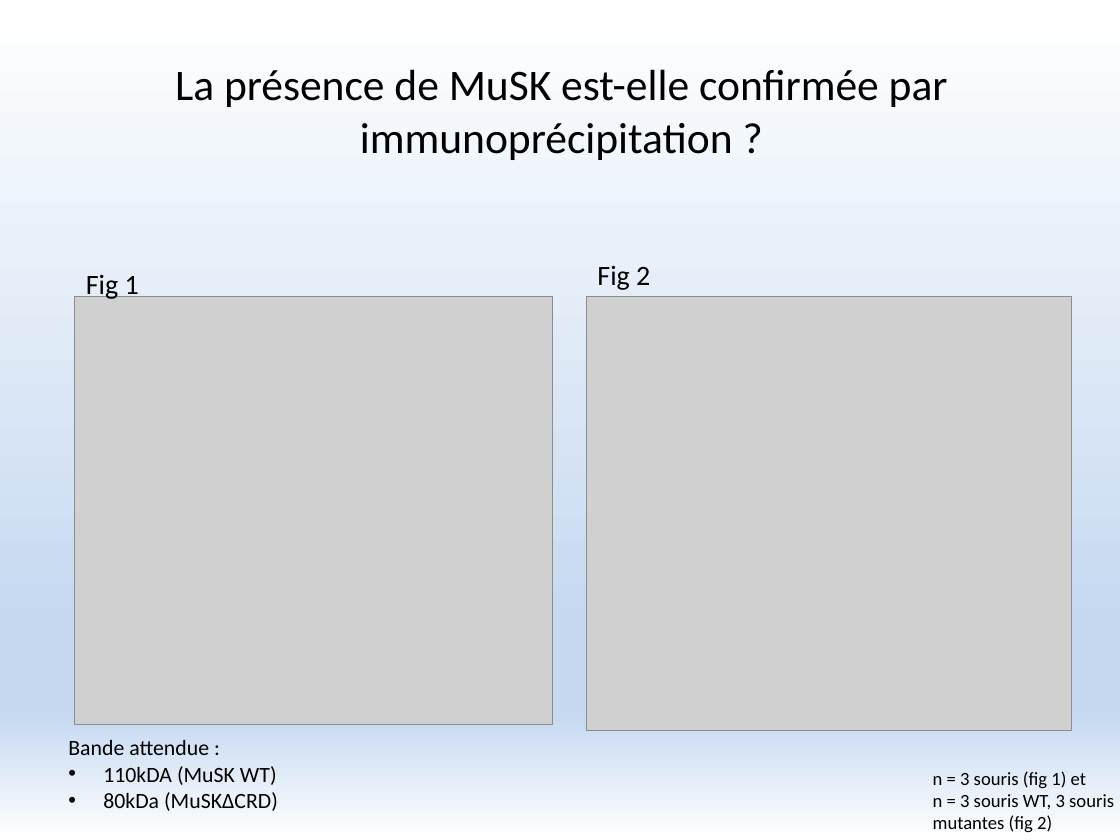
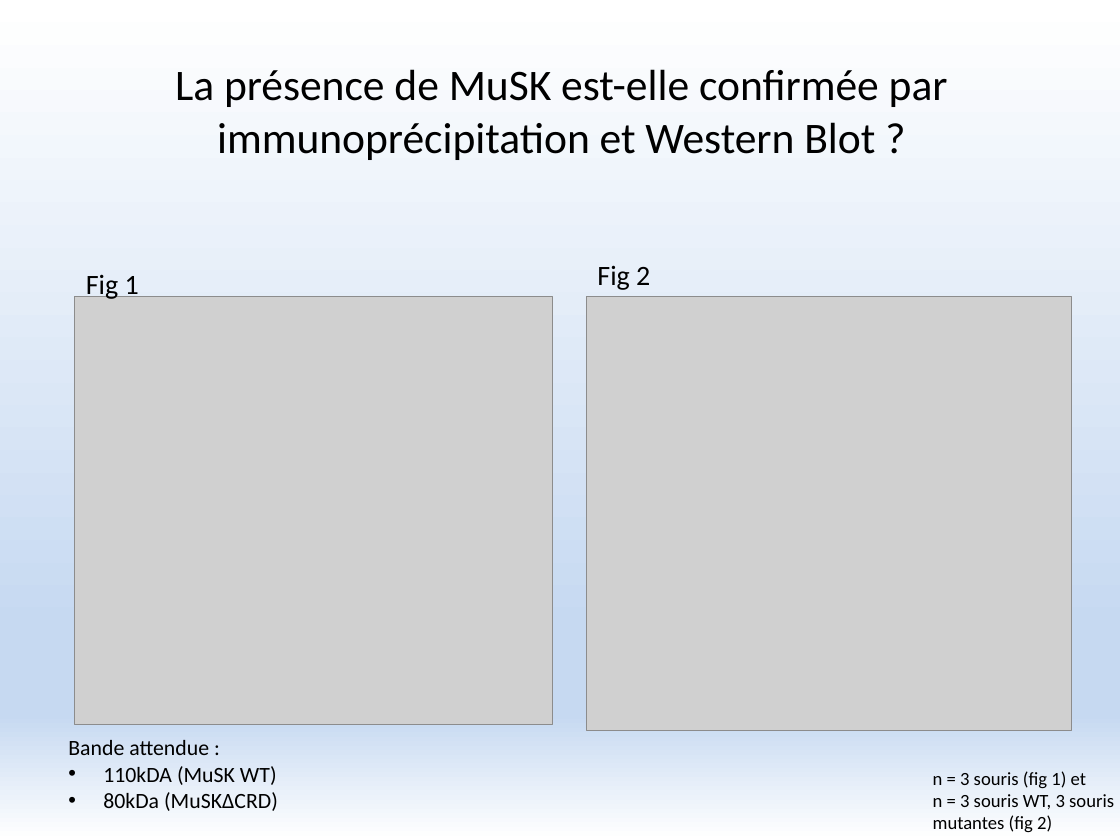
Before and after one commit to FlorentKl/rapport-m2, a slide deck: slide 13 of Présentation Oral.pptx. Drawn at 1120x840 pixels with LibreOffice and Linux fonts; fonts in the diff are those of the drawing; grey boxes stand for pictures. Boxes give left, top, right and bottom in pixels: in the first picture for what was removed or moved away, otherwise in the second. Text is boxed around its words. In the diff, an @@ line names an element or a change of style, - is before the commit and + after.

```diff
--- a/Présentation Oral.pptx
+++ b/Présentation Oral.pptx
@@ title at [175,69,948,160]: text changed @@
-La présence de MuSK est-elle confirmée par immunoprécipitation ?
+La présence de MuSK est-elle confirmée par immunoprécipitation et Western Blot ?
```
Also in this commit, not shown: 11 other slides changed.
